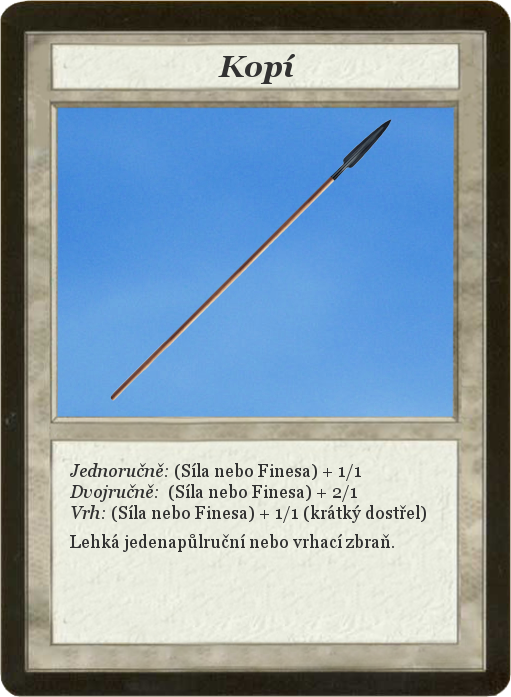
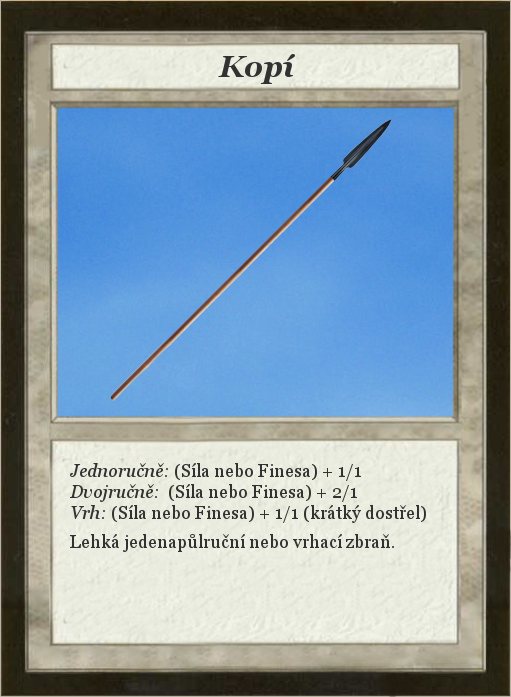
Comparing the layer stacks of the two (511, 697) images. Changes:
painted on "Card" over (0, 0, 511, 697)
